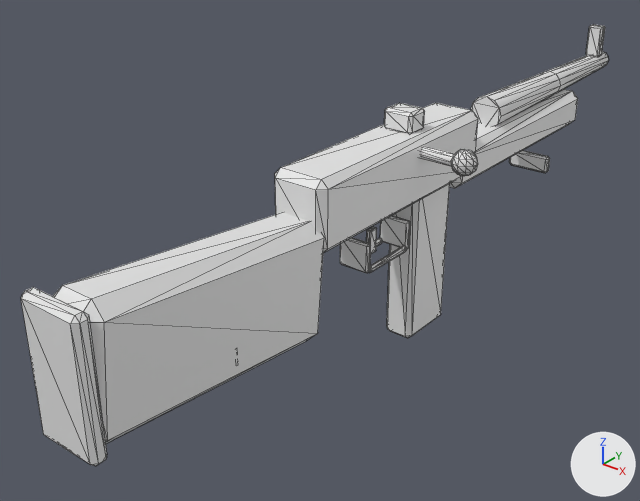
Before and after pictures for a commit that changed the glTF model ambush_loop/art/v2/models/mp40_lod0.glb.
Both versions are drawn from a 50 mm camera at (0.429, -0.605, 0.322) aimed at (-0.057, 0.003, -0.054). The lights are fixed; the arrows at lower right show +X, +Y and +Z. The older version comes first. Mesh edges are drawn as thin lines. Vertices at exactly the same position are counted once.

Objects in the first picture: 'mp40_body'.
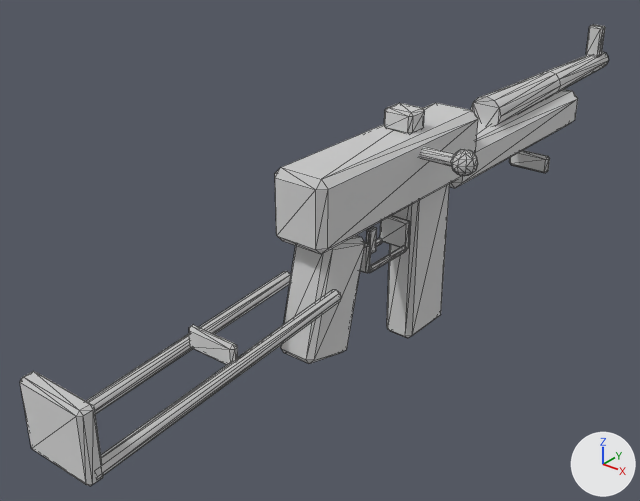
Boxes [x1, y1, x2, y2] around the edits, measured in the pictures (640 x 501 px; the box of a moved part takes in the faces that stretch with it):
'mp40_body', reshaped
    before: [21, 24, 609, 466]
    after: [20, 24, 609, 486]
part 1 of me_cube_254, moved or reshaped
    before: [21, 287, 107, 466]
    after: [20, 371, 103, 486]
part 2 of me_cube_254, added
    after: [280, 235, 365, 364]
part 3 of me_cube_254, added
    after: [86, 271, 291, 414]
part 4 of me_cube_254, added
    after: [97, 290, 342, 478]
part 5 of me_cube_254, deleted
    before: [53, 212, 324, 444]
part 6 of me_cube_254, moved or reshaped
    both: [366, 227, 377, 254]

What changed in the scene script:
```text
Add mat_v2_actor_atlas:
    mat_v2_actor_atlas = principled_material('v2_actor_atlas')
    mat_v2_actor_atlas.base_color = (0.8, 0.8, 0.8)  # white #e7e7e7
    mat_v2_actor_atlas.metallic = 1.0
    mat_v2_actor_atlas.roughness = 1.0
Change me_cube_254:
    used by ob_mp40_body; location = (0.0, 0.0, 0.0)
    remove me_cube_254.from_pydata(...)  # 440 vertices, 812 faces; spans x -0.029..0.081, y -0.339..0.51, z -0.156..0.092
    add me_cube_254.from_pydata(...)  # 472 vertices, 868 faces; spans x -0.033..0.081, y -0.347..0.51, z -0.156..0.092
    me_cube_254 part 1: the loose piece of 24 vertices spanning x -0.029..0.029, y -0.339..-0.325, z -0.059..0.055 is scaled about its middle by (1.16, 1.09, 0.516), then moved by (0.0, -0.008, -0.035), in mat_v2_actor_atlas (white #e7e7e7)
    me_cube_254 part 2: a new loose piece of 24 vertices spanning x -0.02..0.02, y -0.105..-0.025, z -0.114..0.004, in mat_v2_actor_atlas (white #e7e7e7)
    me_cube_254 part 3: a new loose piece of 16 vertices spanning x -0.033..-0.021, y -0.34..-0.08, z -0.066..-0.034, in mat_v2_actor_atlas (white #e7e7e7)
    me_cube_254 part 4: a new loose piece of 16 vertices spanning x 0.021..0.033, y -0.34..-0.08, z -0.066..-0.034, in mat_v2_actor_atlas (white #e7e7e7)
    me_cube_254 part 5: 24 vertices removed from x -0.026..0.026, y -0.336..-0.084, z -0.078..0.054
    me_cube_254 part 6: 3 vertices moved within x -0.002..0.002, y 0.004..0.013, z -0.041..-0.017; 3 vertices removed from x -0.002..0.002, y 0.004..0.013, z -0.042..-0.018; 3 vertices added at x -0.002..0.002, y 0.004..0.013, z -0.041..-0.016
    add me_cube_254.materials.append(mat_v2_actor_atlas)  # white #e7e7e7
```
